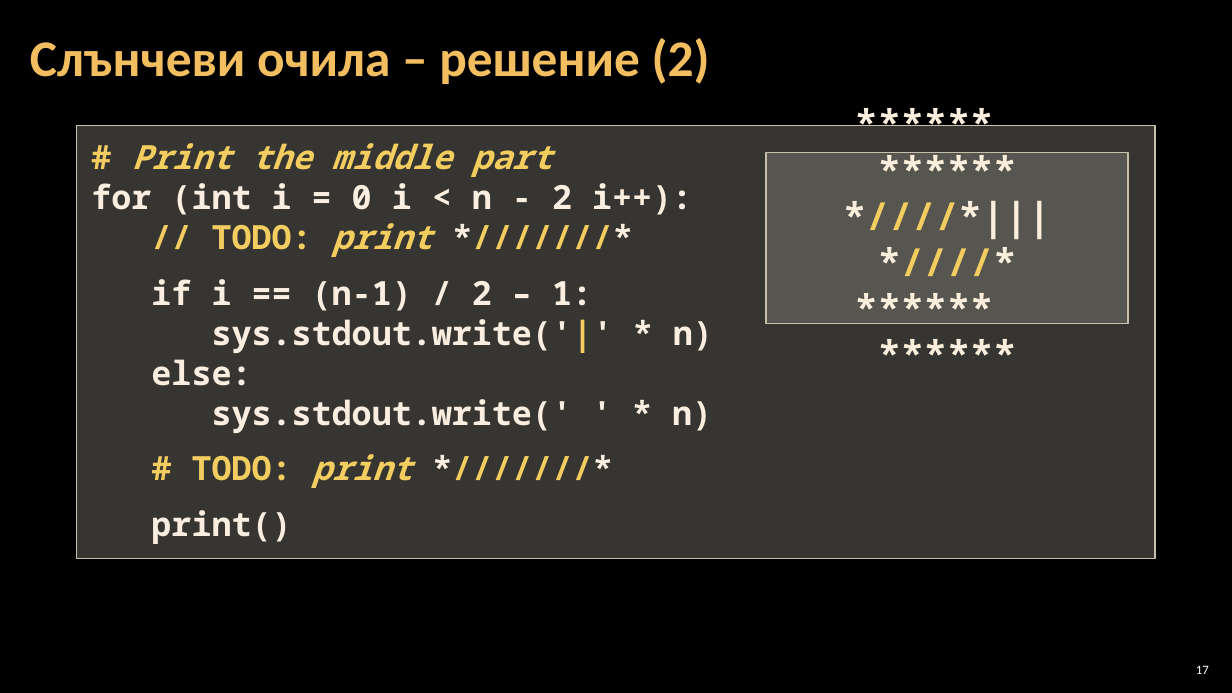
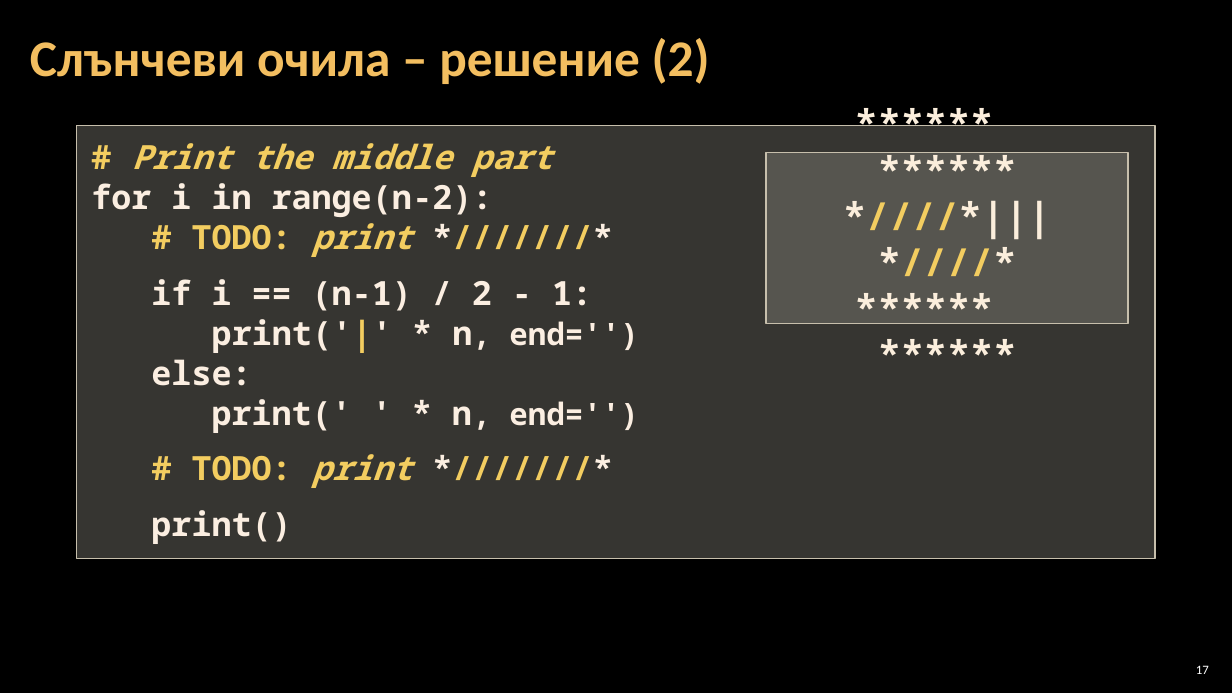
Before and after one commit to Software-University/Python-Basics, a slide deck: slide 17 of Python/6. Drawing-with-Loops/6. Drawing-with-Loops.pptx. Drawn at 1232x693 pixels with LibreOffice and Linux fonts; fonts in the diff are those of the drawing; background and template pictures are left out. Boxes give left, top, right and bottom in pixels: in the first picture for what was removed or moved away, otherwise in the second. Text is boxed around its words. In the diff, an @@ line names an element or a change of style, - is before the commit and + after.

```diff
--- a/Python/6. Drawing-with-Loops/6. Drawing-with-Loops.pptx
+++ b/Python/6. Drawing-with-Loops/6. Drawing-with-Loops.pptx
@@ text in rectangle at [91,183,638,353]: text changed @@
-for (int i = 0 i < n - 2 i++):
-// TODO: print *///////*
-if i == (n-1) / 2 – 1:
-sys.stdout.write('|' * n)
+for i in range(n-2):
+# TODO: print *///////*
+if i == (n-1) / 2 - 1:
+print('|' * n, end='')
@@ text in rectangle at [212,399,638,433]: text changed @@
-sys.stdout.write(' ' * n)
+print(' ' * n, end='')
```
Also in this commit, not shown: 11 other slides changed, 12 other files.
